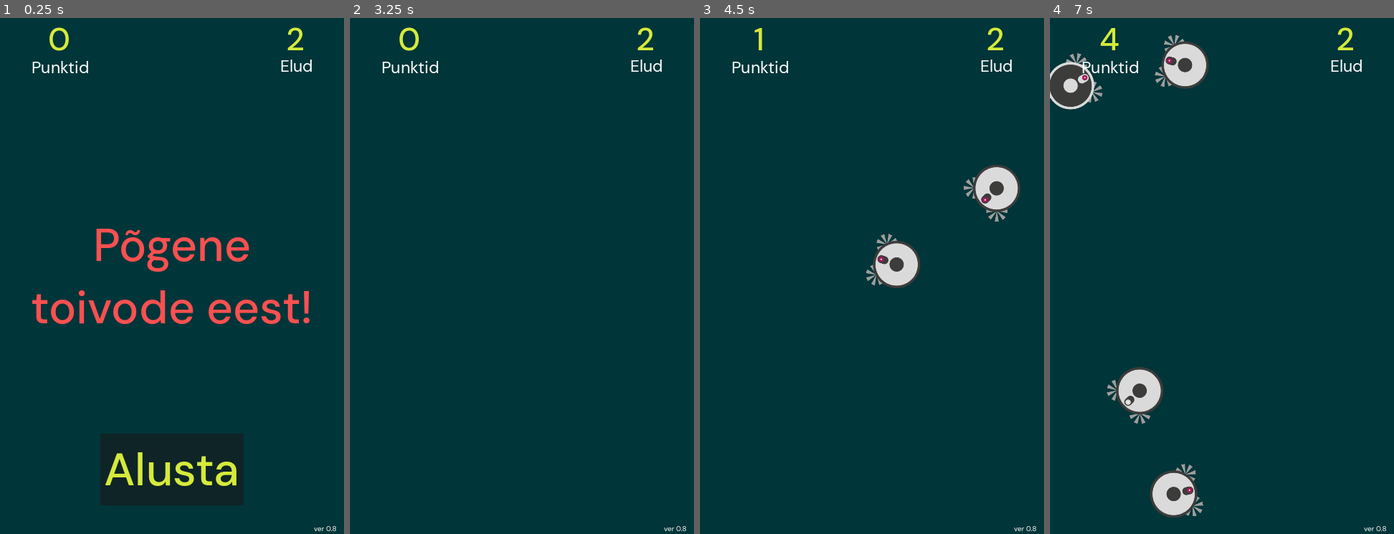
Above: before the commit, frames 1-4 (left to right).
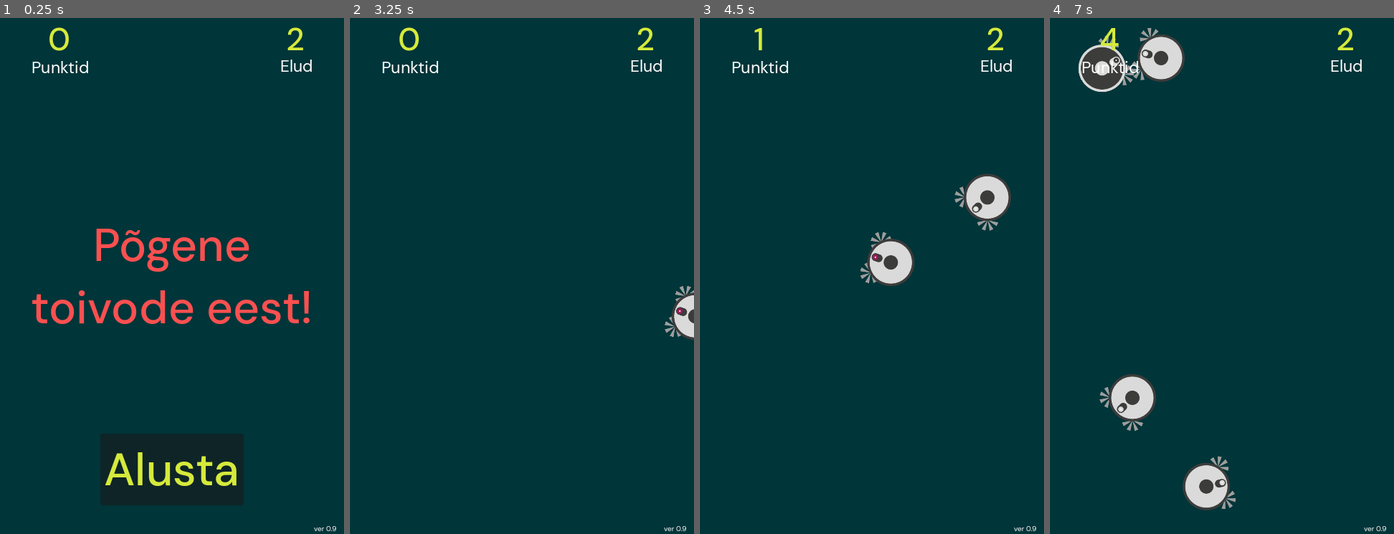
Above: after the commit, the same moments.

Repository: taunoe/2d-demo-game
Game: Godot game, scene res://main.tscn
Same seed, same stepped clock (60 frames per second), same inputs: the game is played once before the commit and once after it.
Inputs (mouse positions are in pixels of both pictures, inside the frame that each line leads up to):
- Up to frame 1 (0.25 s): no input
- Up to frame 2 (3.25 s): click "Alusta" at 0.5 s; move the mouse to (597, 250) at 1.27 s; hold Right (move_right) 1.28-2.03 s; move the mouse to (453, 301) at 2.02 s; hold Down (move_down) 2.03-2.78 s; move the mouse to (556, 162) at 2.77 s; hold Right (move_right) from 2.78 s (still down)
- Up to frame 3 (4.5 s): move the mouse to (854, 379) at 3.52 s; release Right (move_right) at 3.53 s; hold Up (move_up) 3.53-4.28 s; move the mouse to (975, 353) at 4.27 s; hold Left (move_left) from 4.28 s (still down)
- Up to frame 4 (7 s): move the mouse to (1118, 198) at 5.02 s; move the mouse to (1239, 276) at 5.77 s; release Left (move_left) at 5.78 s; hold Down (move_down) 5.78-6.53 s; move the mouse to (1170, 147) at 6.52 s; hold Right (move_right) from 6.53 s (still down)

The runs differ from the first frame. In frame 1, less than 0.1% of the frame differs, in the area x 96-98%, y 98-100%; in frame 2, 0.6%; in frame 3, 1.9%; in frame 4, 6.3%, in the area x 0-98%, y 1-100%.

Commit message:
ver 0.9

Diff:
--- a/HUD/ui.tscn
+++ b/HUD/ui.tscn
@@ -117,7 +117,7 @@
 grow_vertical = 0
 theme_override_fonts/font = ExtResource("3_528dp")
 theme_override_font_sizes/font_size = 10
-text = "ver 0.8"
+text = "ver 0.9"
 horizontal_alignment = 1
 vertical_alignment = 2
 
--- a/gin/gin.tscn
+++ b/gin/gin.tscn
@@ -54,7 +54,7 @@
 shape = SubResource("CapsuleShape2D_3ka6b")
 
 [node name="GinLiveTimer" type="Timer" parent="."]
-wait_time = 4.0
+wait_time = 3.0
 one_shot = true
 autostart = true
 
--- a/main.tscn
+++ b/main.tscn
@@ -34,7 +34,7 @@
 [node name="Gin" parent="." instance=ExtResource("4_adciw")]
 
 [node name="ToivoTimer" type="Timer" parent="."]
-wait_time = 0.7
+wait_time = 0.65
 
 [node name="ScoreTimer" type="Timer" parent="."]
 
